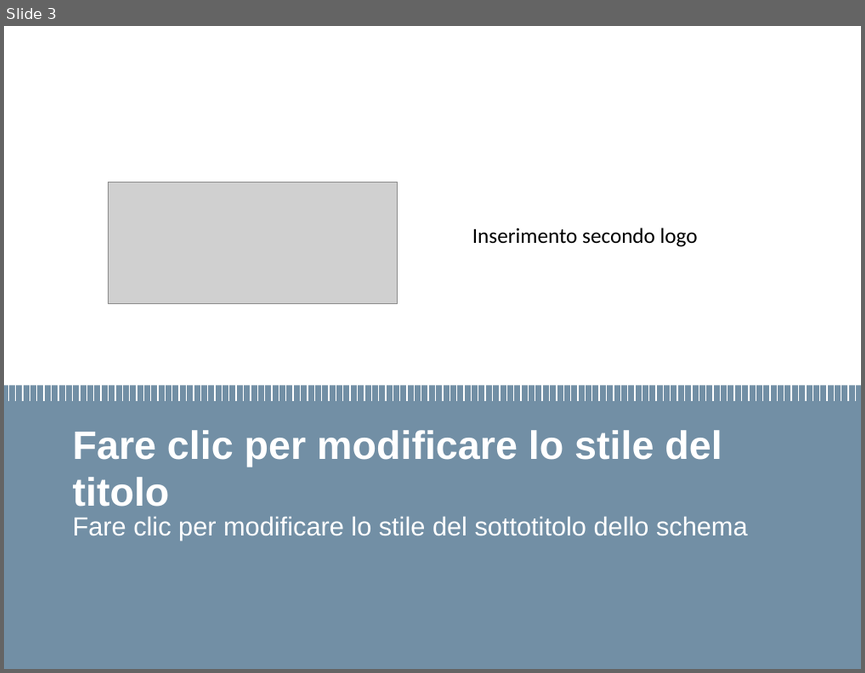
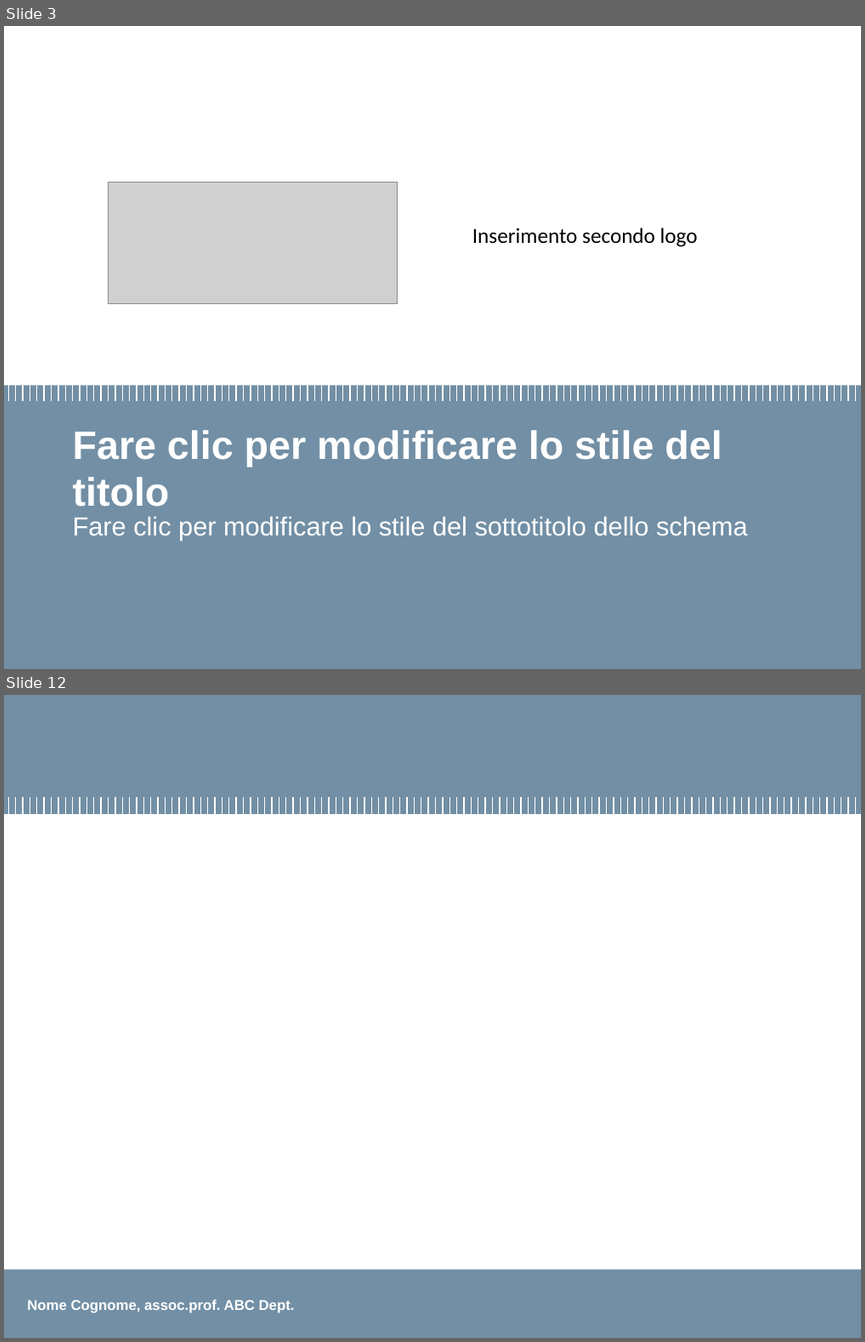
Before and after one commit to MarcoLucaPrevitera/BigData-Project, a slide deck: Presentation/TemplatePoliMi.pptx. Shown one above the other, each under a label of ours: slide 3 before the commit, slides 3 and 12 after it; the slides between them are not shown. The pictures are 865x673 and 865x1342 pixels, drawn with LibreOffice and Linux fonts; fonts in the diff are those of the drawing; grey boxes stand for pictures; background and template pictures are left out. Boxes give left, top, right and bottom in pixels: in the first picture for what was removed or moved away, otherwise in the second. Text is boxed around its words. In the diff, an @@ line names an element or a change of style, - is before the commit and + after.

```diff
--- a/Presentation/TemplatePoliMi.pptx
+++ b/Presentation/TemplatePoliMi.pptx
@@ slide 12 added at (4,695,861,1338), background #FFFFFF @@
@@ rectangle added at (4,695,861,814), fill #728FA5 @@
@@ group added at (8,797,856,814): 120 lines @@
@@ rectangle added at (4,1269,861,1338), fill #728FA5 @@
@@ text added at (27,1299,295,1313), 12 pt, text #FFFFFF, bold @@
+Nome Cognome, assoc.prof. ABC Dept.
```
Also in this commit, not shown: 9 other slides added, 10 other files.
